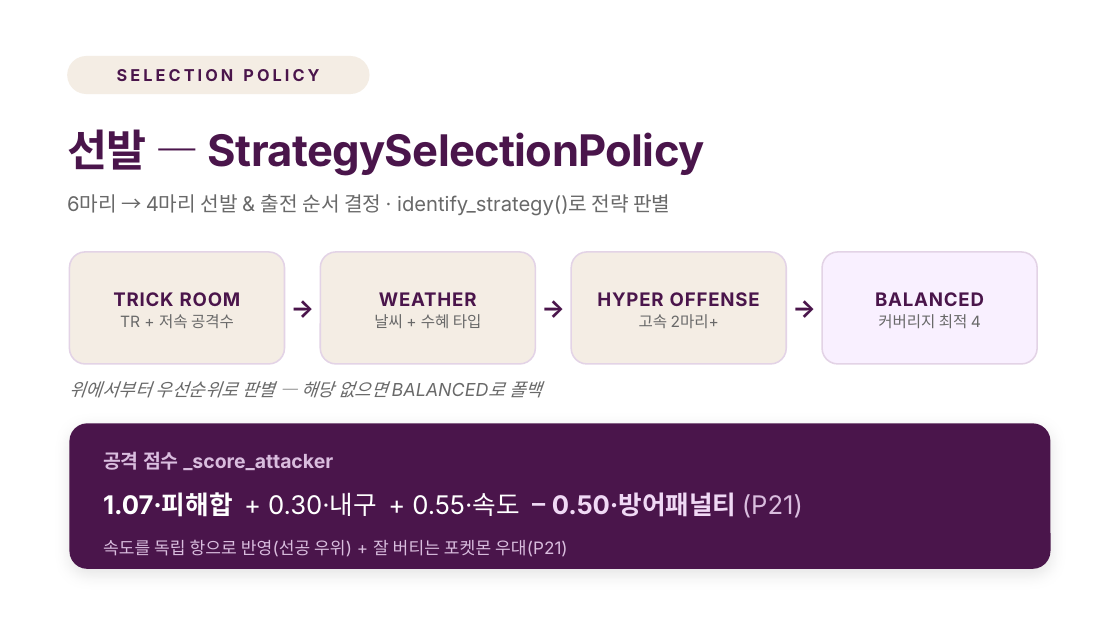
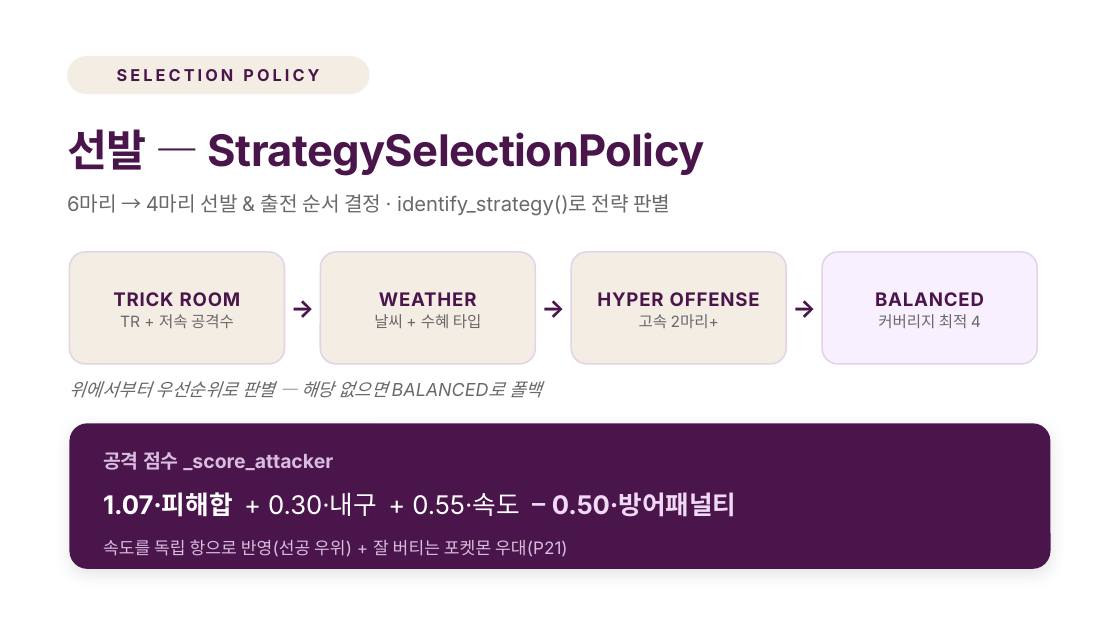
Before and after one commit to dae-hany/pokemon_vgc_competition, a slide deck: slide 3 of my_submission_battleV2/DaehoV2_design.pptx. Drawn at 1120x630 pixels with LibreOffice and Linux fonts; fonts in the diff are those of the drawing. Boxes give left, top, right and bottom in pixels: in the first picture for what was removed or moved away, otherwise in the second. Text is boxed around its words. In the diff, an @@ line names an element or a change of style, - is before the commit and + after.

```diff
--- a/my_submission_battleV2/DaehoV2_design.pptx
+++ b/my_submission_battleV2/DaehoV2_design.pptx
@@ text at (x1=103, y1=493, x2=736, y2=517): text changed; bold on @@
-1.07·피해합 + 0.30·내구 + 0.55·속도 − 0.50·방어패널티 (P21)
+1.07·피해합 + 0.30·내구 + 0.55·속도 − 0.50·방어패널티
```
Also in this commit, not shown: 3 other slides changed.
